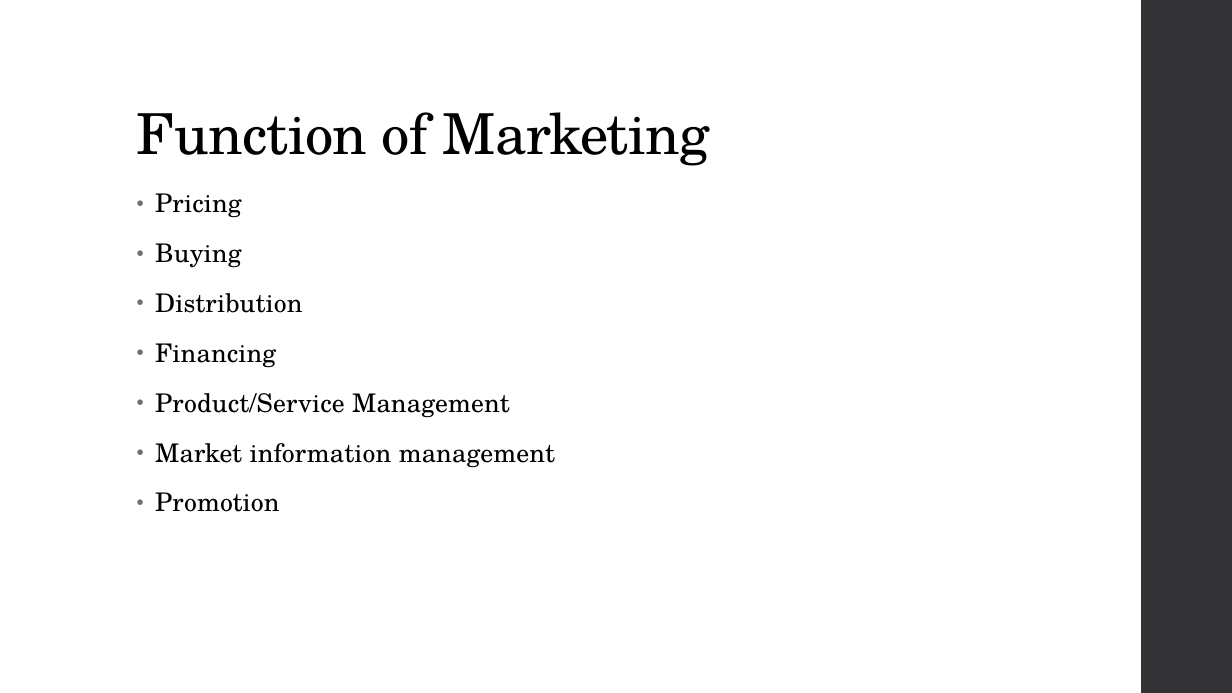
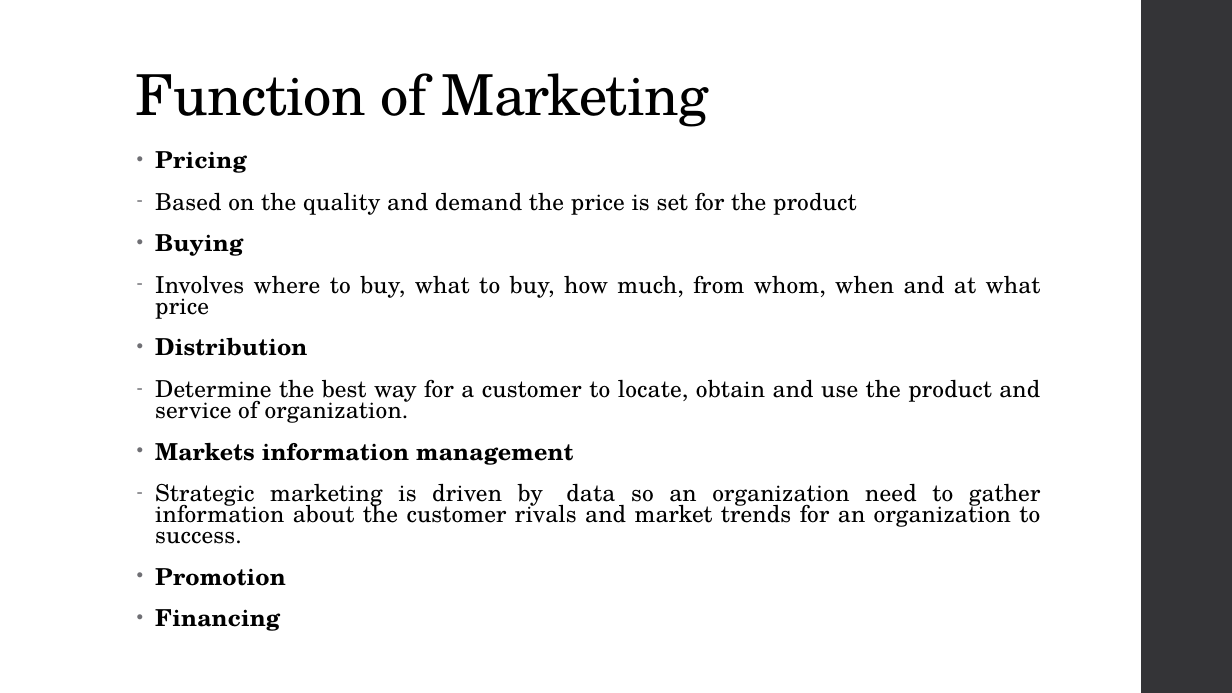
Before and after one commit to sujanW0W/MajorProject, a slide deck: slide 29 of O&M Presentation.pptx. Drawn at 1232x693 pixels with LibreOffice and Linux fonts; fonts in the diff are those of the drawing. Boxes give left, top, right and bottom in pixels: in the first picture for what was removed or moved away, otherwise in the second. Text is boxed around its words. In the diff, an @@ line names an element or a change of style, - is before the commit and + after.

```diff
--- a/O&M Presentation.pptx
+++ b/O&M Presentation.pptx
@@ title "Function of Marketing": place and size @@
-title "Function of Marketing" at box(137, 112, 710, 166)
+title "Function of Marketing" at box(136, 73, 708, 127)
@@ text "Pricing": place and size @@
-text "Pricing" at box(155, 193, 555, 512)
+text "Pricing" at box(155, 151, 1041, 631)
@@ text at box(155, 151, 307, 631): size 20 to 18.2 pt, bold on in "Pricing", "Buying", "Distribution", "Financing"; alignment left to justified; line spacing 0.95 to 0.75 @@
@@ text at box(155, 192, 856, 215): paragraph added @@
+– Based on the quality and demand the price is set for the product
@@ text at box(155, 275, 1041, 319): paragraph added @@
+– Involves where to buy, what to buy, how much, from whom, when and at what price
@@ text at box(155, 379, 1040, 586): paragraphs added @@
+– Determine the best way for a customer to locate, obtain and use the product and service of organization.
+• Markets information management
+– Strategic marketing is driven by data so an organization need to gather information about the customer rivals and market trends for an organization to success.
+• Promotion
@@ text at box(155, 393, 555, 512): paragraphs removed @@
-• Product/Service Management
-• Market information management
-• Promotion
```
Also in this commit, not shown: 1 other slide changed, 1 slide added, 2 other files.
